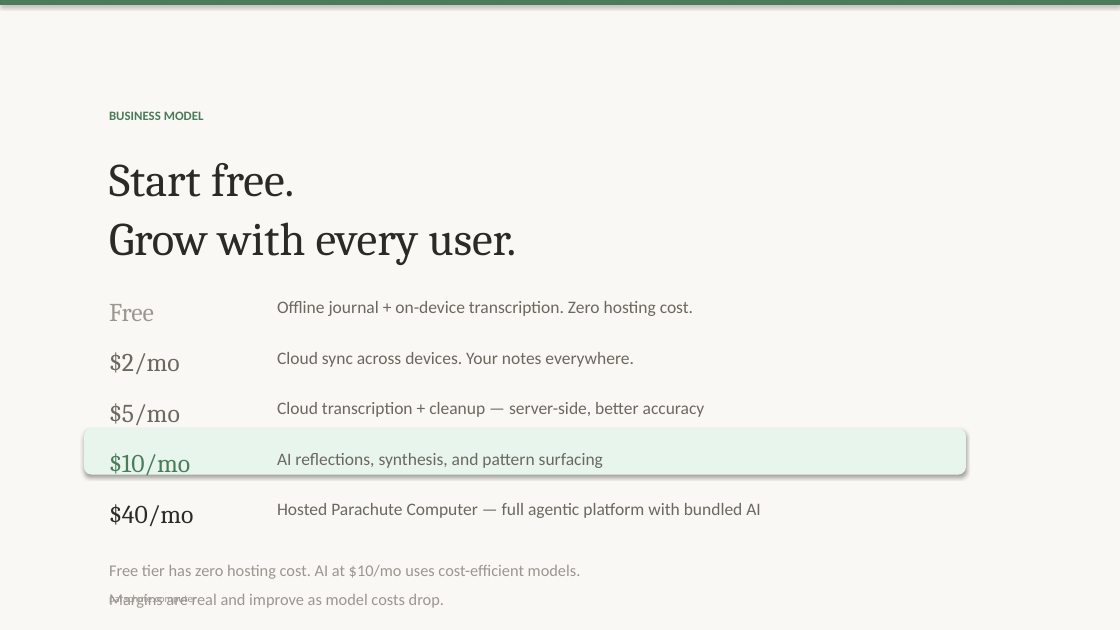
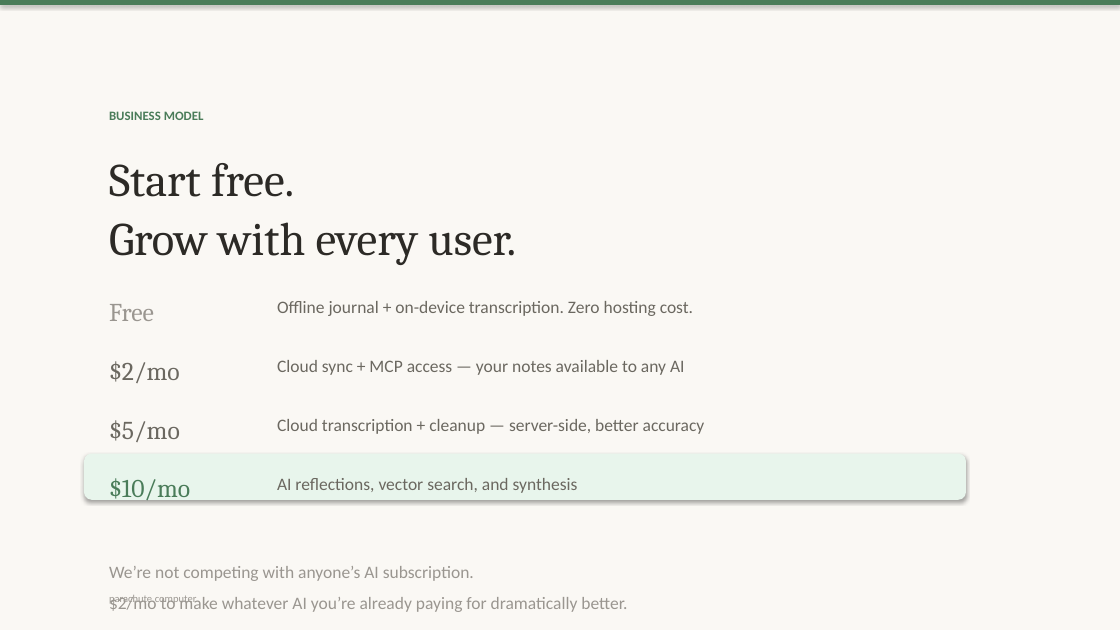
Before and after one commit to OpenParachutePBC/parachute-computer, a slide deck: slide 6 of website/nvc/Parachute.pptx. Drawn at 1120x630 pixels with LibreOffice and Linux fonts; fonts in the diff are those of the drawing. Boxes give left, top, right and bottom in pixels: in the first picture for what was removed or moved away, otherwise in the second. Text is boxed around its words. In the diff, an @@ line names an element or a change of style, - is before the commit and + after.

```diff
--- a/website/nvc/Parachute.pptx
+++ b/website/nvc/Parachute.pptx
@@ text "$2/mo": place and size @@
-text "$2/mo" at <box>109,352,180,374</box>
+text "$2/mo" at <box>109,361,180,383</box>
@@ text at <box>277,360,685,375</box>: text changed @@
-Cloud sync across devices. Your notes everywhere.
+Cloud sync + MCP access — your notes available to any AI
@@ text "$5/mo": place and size @@
-text "$5/mo" at <box>109,403,180,425</box>
+text "$5/mo" at <box>109,420,180,442</box>
@@ text "Cloud transcription + cleanup — ...": place and size @@
-text "Cloud transcription + cleanup — ..." at <box>277,402,705,417</box>
+text "Cloud transcription + cleanup — ..." at <box>277,419,705,434</box>
@@ rounded rectangle: place and size @@
-rounded rectangle at <box>84,429,966,475</box>
+rounded rectangle at <box>84,454,966,500</box>
@@ text "$10/mo": place and size @@
-text "$10/mo" at <box>109,453,190,478</box>
+text "$10/mo" at <box>109,478,190,503</box>
@@ text at <box>277,478,578,493</box>: text changed @@
-AI reflections, synthesis, and pattern surfacing
+AI reflections, vector search, and synthesis
@@ text removed at <box>109,504,194,526</box> @@
-$40/mo
@@ text removed at <box>277,503,761,518</box> @@
-Hosted Parachute Computer — full agentic platform with bundled AI
@@ text at <box>109,566,627,612</box>: text changed; size 14 to 15 pt @@
-Free tier has zero hosting cost. AI at $10/mo uses cost-efficient models.
-Margins are real and improve as model costs drop.
+We’re not competing with anyone’s AI subscription.
+$2/mo to make whatever AI you’re already paying for dramatically better.
```
Also in this commit, not shown: 6 other slides changed, 2 slides added, 2 slides removed, 4 other files.
